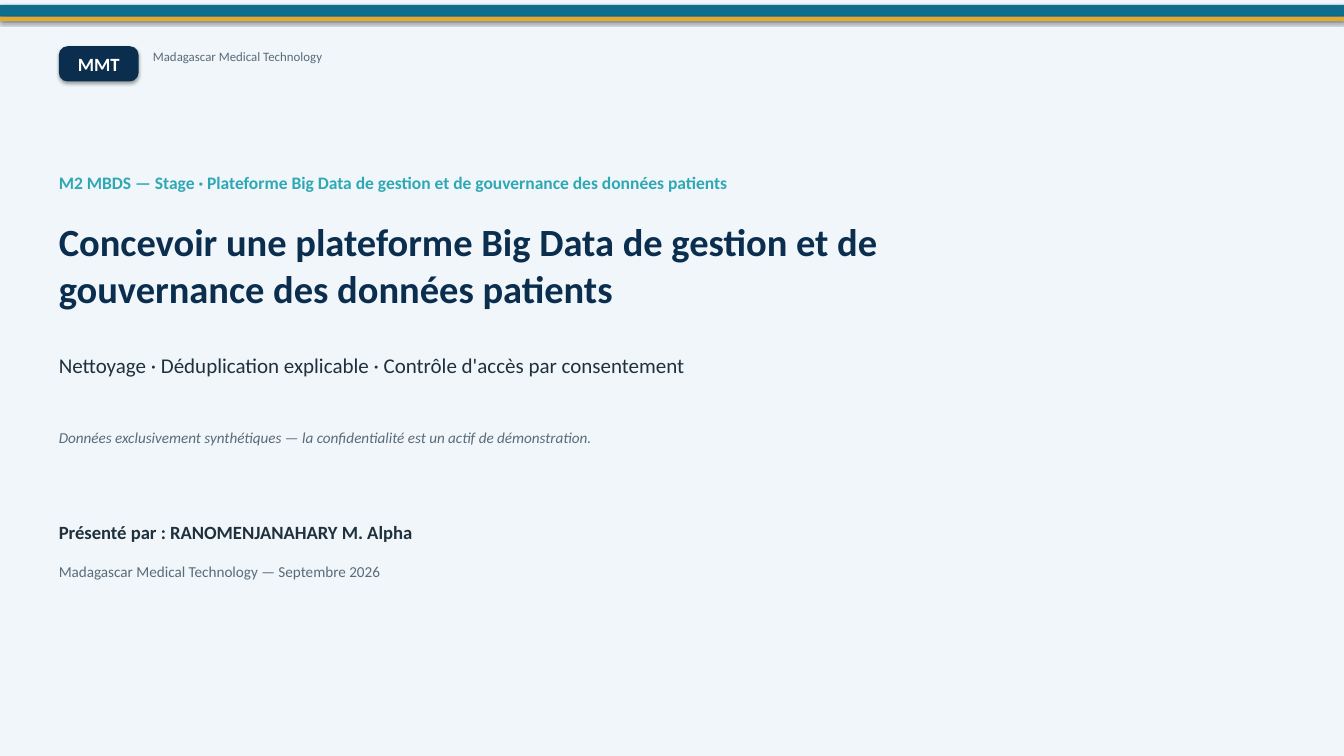
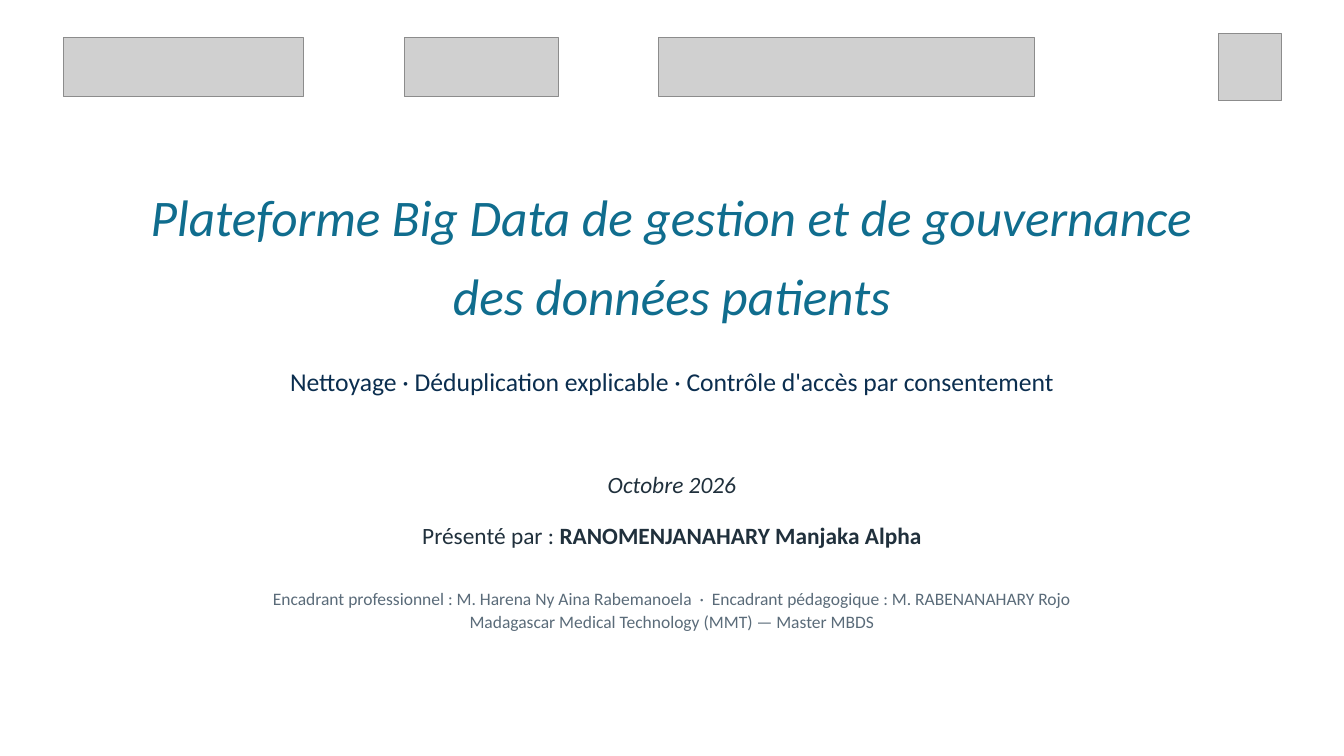
Before and after one commit to Alphamanjaka/test-big-data, a slide deck: slide 1 of documents/slide_soutenance/V2soutenance_m2_mmt_alpha.pptx. Drawn at 1344x756 pixels with LibreOffice and Linux fonts; fonts in the diff are those of the drawing; grey boxes stand for pictures. Boxes give left, top, right and bottom in pixels: in the first picture for what was removed or moved away, otherwise in the second. Text is boxed around its words. In the diff, an @@ line names an element or a change of style, - is before the commit and + after.

```diff
--- a/documents/slide_soutenance/V2soutenance_m2_mmt_alpha.pptx
+++ b/documents/slide_soutenance/V2soutenance_m2_mmt_alpha.pptx
@@ rectangle removed at [0, 0, 1344, 756] @@
@@ rectangle removed at [0, 5, 1344, 17] @@
@@ rectangle removed at [0, 17, 1344, 21] @@
@@ rounded rectangle removed at [59, 46, 139, 81] @@
-MMT
@@ picture added at [63, 38, 303, 97] @@
@@ text removed at [153, 52, 322, 63] @@
-Madagascar Medical Technology
@@ picture added at [404, 38, 558, 97] @@
@@ picture added at [659, 38, 1034, 97] @@
@@ picture added at [1218, 34, 1281, 101] @@
@@ text at [151, 200, 1192, 245]: text changed; size 33 to 44 pt; text colour #0B2E4F to #106D8E; bold off; italic on @@
-Concevoir une plateforme Big Data de gestion et de gouvernance des données patients
+Plateforme Big Data de gestion et de gouvernance
@@ text at [453, 279, 890, 324]: text changed; size 15 to 44 pt; text colour #2FA8B5 to #106D8E; bold off; italic on @@
-M2 MBDS — Stage · Plateforme Big Data de gestion et de gouvernance des données patients
+des données patients
@@ text "Nettoyage · Déduplication explicable · ...": place and size @@
-text "Nettoyage · Déduplication explicable · ..." at [59, 358, 685, 377]
+text "Nettoyage · Déduplication explicable · ..." at [290, 373, 1054, 396]
@@ text "Nettoyage · Déduplication explicable · ..." at [290, 373, 1054, 396]: size 18 to 22 pt, text colour #20303C to #0B2E4F; alignment left to centre; more space between paragraphs @@
@@ text removed at [59, 432, 591, 446] @@
-Données exclusivement synthétiques — la confidentialité est un actif de démonstration.
@@ text added at [608, 476, 736, 493], 20 pt, text #20303C, italic @@
+Octobre 2026
@@ text at [422, 527, 921, 548]: text changed; size 16 to 20 pt @@
-Présenté par : RANOMENJANAHARY M. Alpha
+Présenté par : RANOMENJANAHARY Manjaka Alpha
@@ text removed at [59, 566, 380, 580] @@
-Madagascar Medical Technology — Septembre 2026
@@ text added at [273, 593, 1070, 631], 15 pt, text #5A6B79 @@
+Encadrant professionnel : M. Harena Ny Aina Rabemanoela · Encadrant pédagogique : M. RABENANAHARY Rojo
+Madagascar Medical Technology (MMT) — Master MBDS
```
Also in this commit, not shown: 4 other slides changed, 16 slides added, 16 slides removed, 6 other files.
